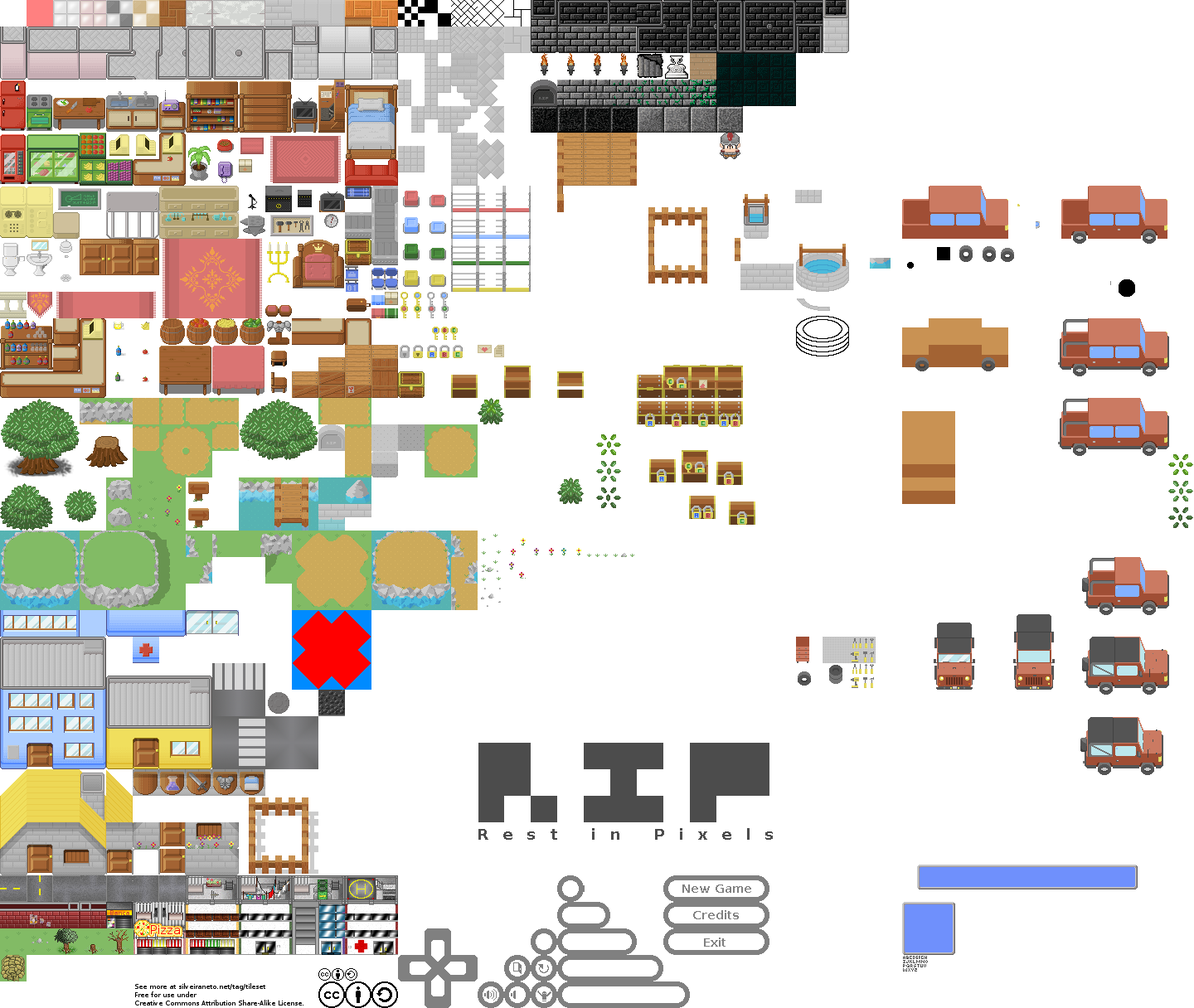
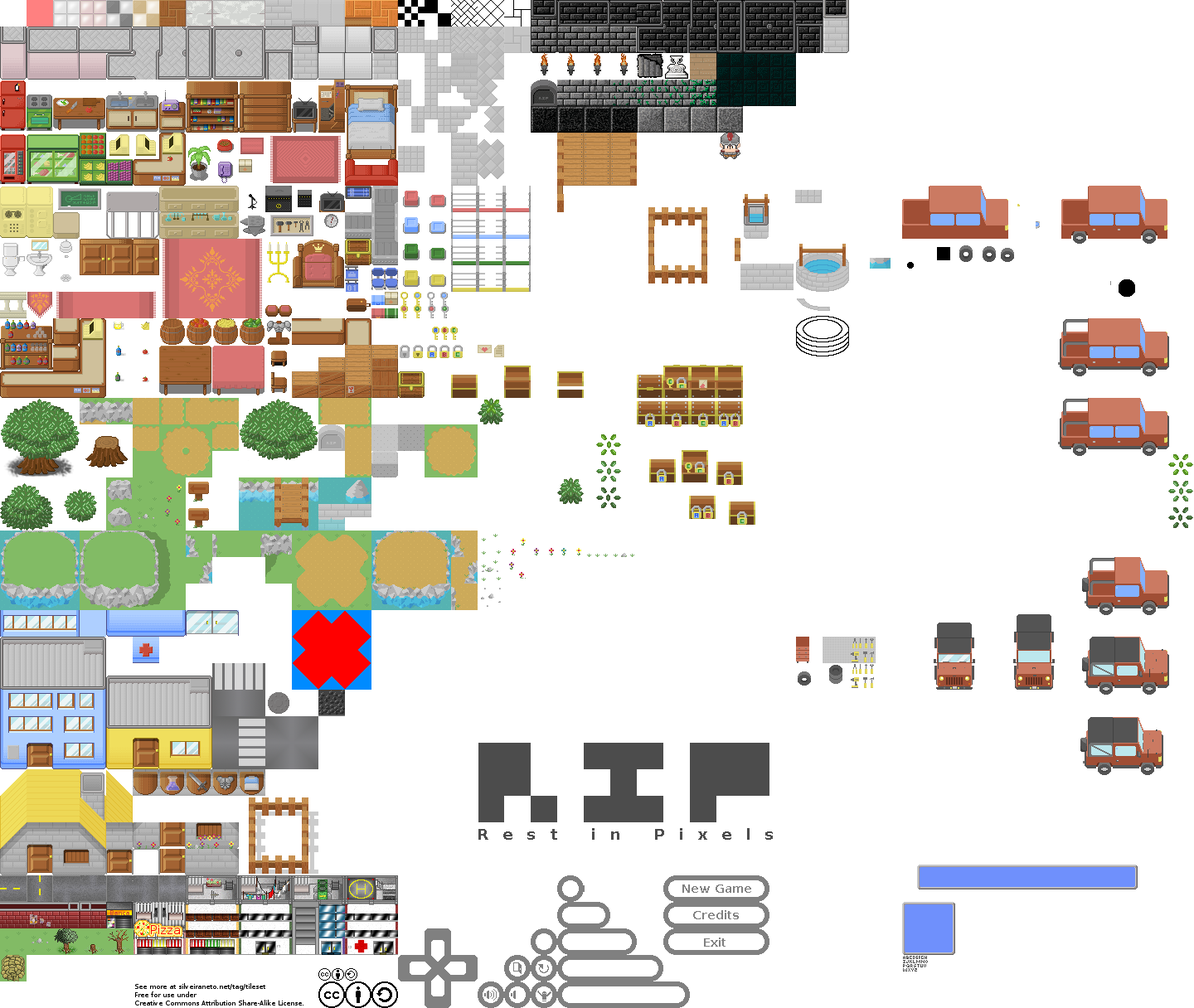
Comparing the layer stacks of the two (1194, 1008) images. Changes:
painted on "Background" over [901, 318, 1009, 505]
